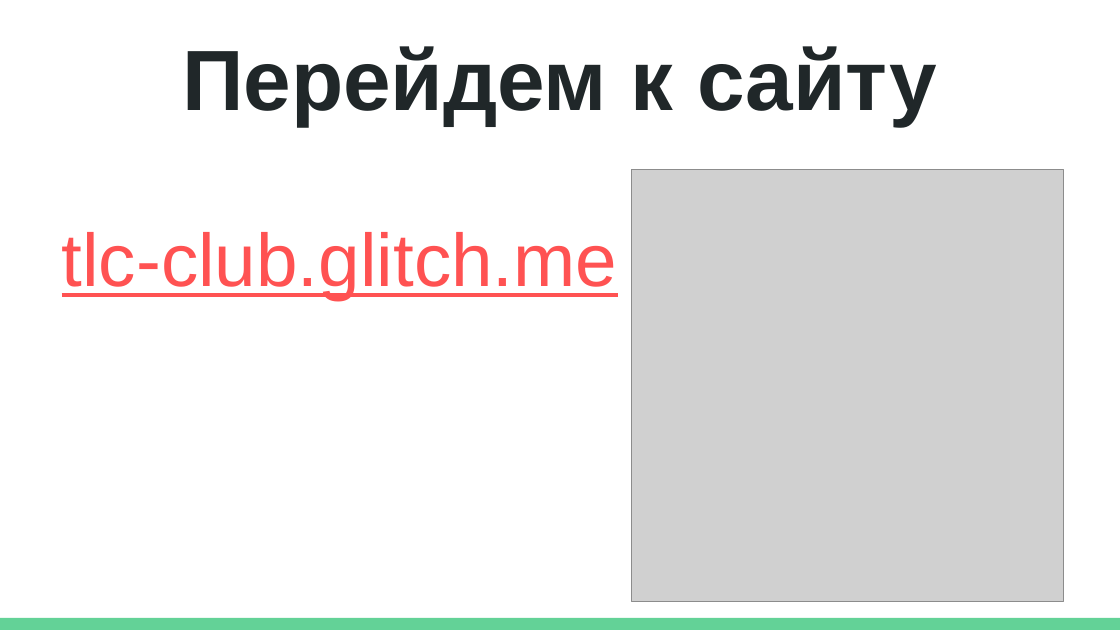
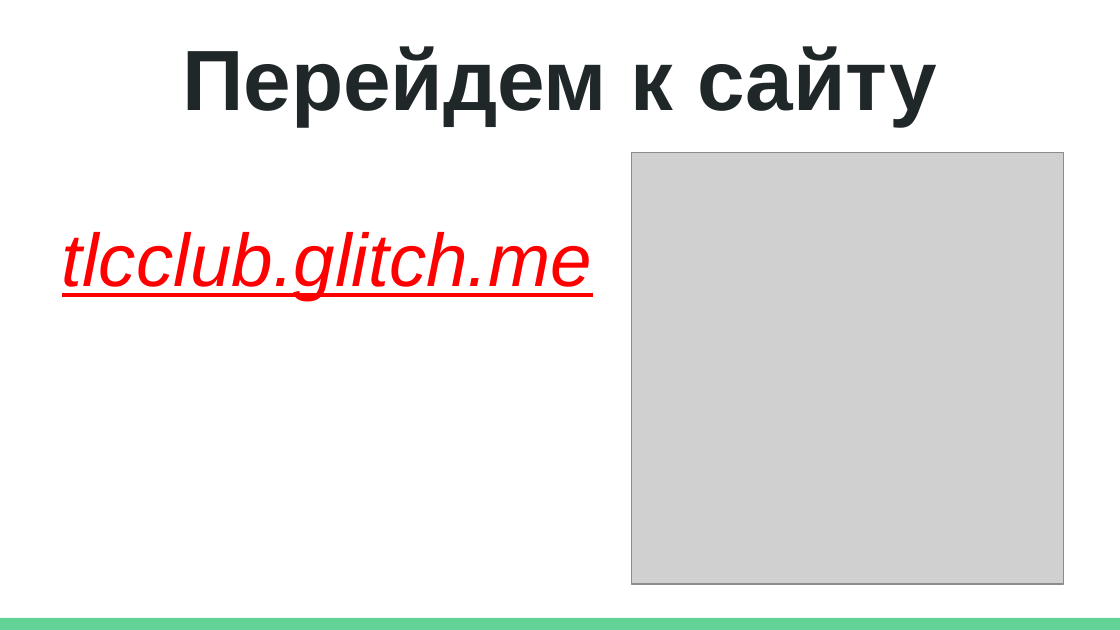
Before and after one commit to MZolotovitskiy/TLC-Club, a slide deck: slide 5 of docs/TLC-Club.pptx. Drawn at 1120x630 pixels with LibreOffice and Linux fonts; fonts in the diff are those of the drawing; grey boxes stand for pictures. Boxes give left, top, right and bottom in pixels: in the first picture for what was removed or moved away, otherwise in the second. Text is boxed around its words. In the diff, an @@ line names an element or a change of style, - is before the commit and + after.

Commit message:
Updated URL-link in TLC-Club.pptx

```diff
--- a/docs/TLC-Club.pptx
+++ b/docs/TLC-Club.pptx
@@ picture moved from (x1=632, y1=170, x2=1063, y2=601) to (x1=632, y1=152, x2=1063, y2=584) @@
@@ text at (x1=62, y1=232, x2=593, y2=300): text changed; text colour #FF5252 to #FF0000; italic on @@
-tlc-club.glitch.me
+tlcclub.glitch.me
```
